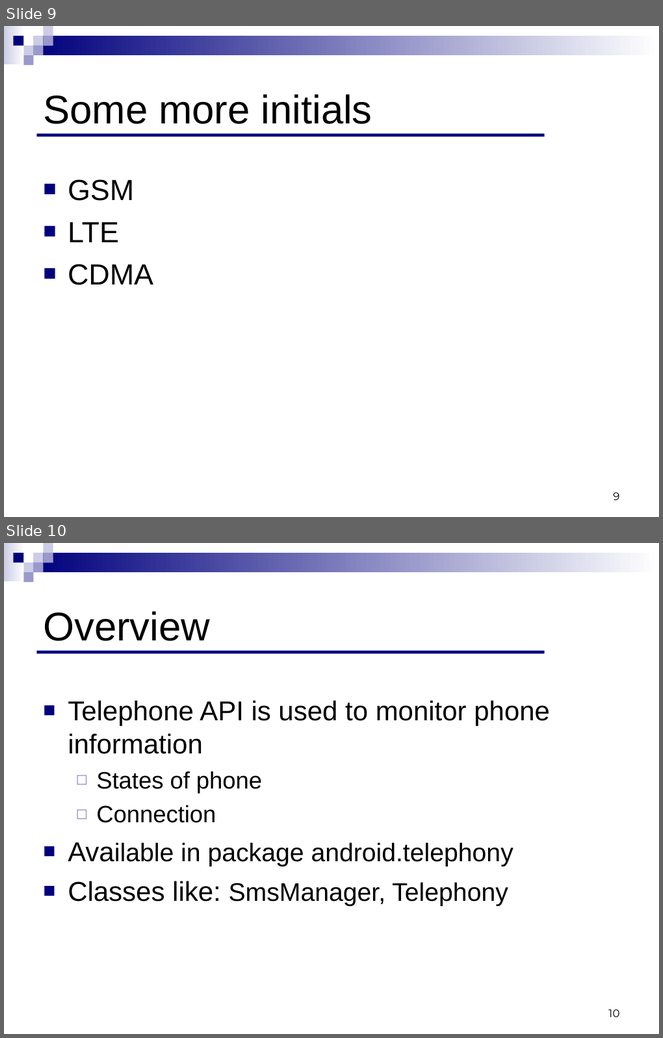
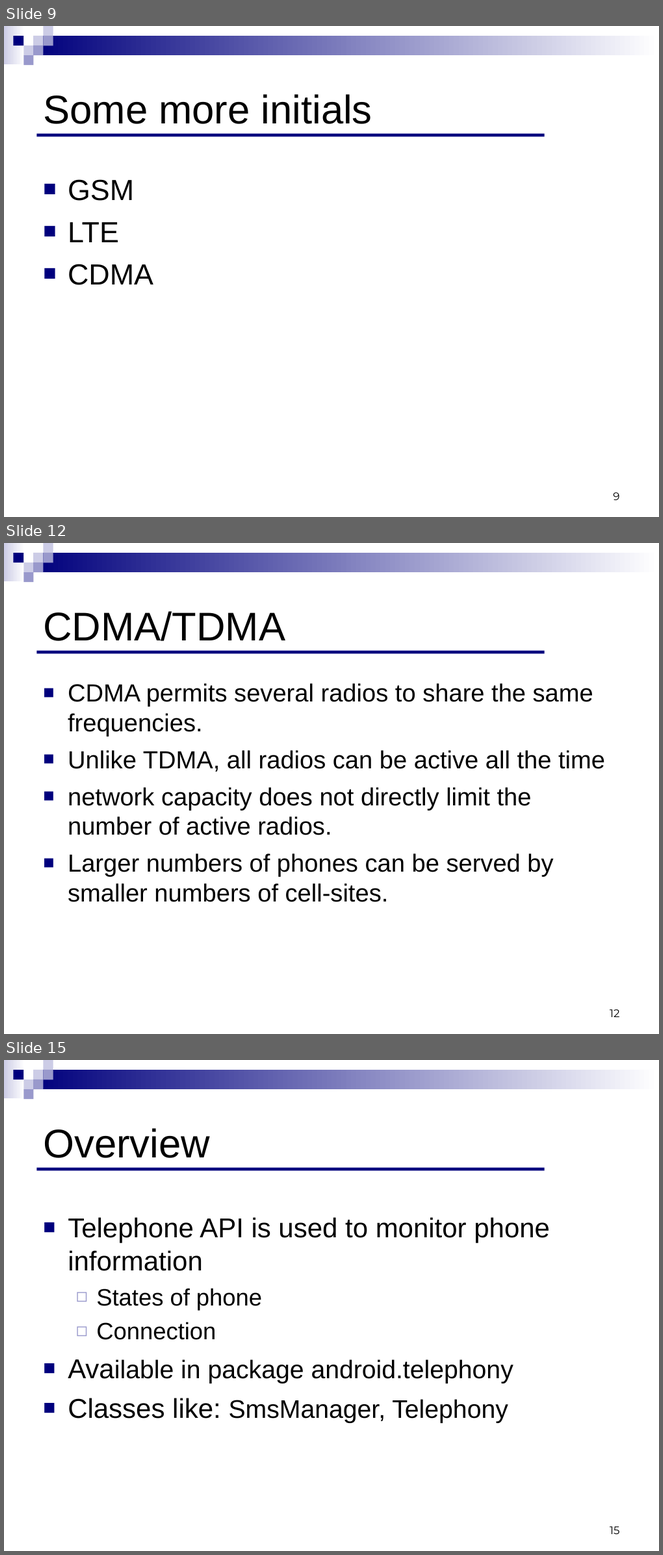
Before and after one commit to ndavidor/SmsTelephony, a slide deck: Telephony&SMS.ppt. Shown one above the other, each under a label of ours: slides 9 and 10 before the commit, slides 9, 12 and 15 after it; the slides between them are not shown. The pictures are 663x1038 and 663x1555 pixels, drawn with LibreOffice and Linux fonts; fonts in the diff are those of the drawing. Boxes give left, top, right and bottom in pixels: in the first picture for what was removed or moved away, otherwise in the second. Text is boxed around its words. In the diff, an @@ line names an element or a change of style, - is before the commit and + after.

```diff
--- a/Telephony&SMS.ppt
+++ b/Telephony&SMS.ppt
@@ slide 12 added at [4, 543, 659, 1034], background #FFFFFF; not listed: 9 template elements that a slide beside it also shows @@
@@ title added at [43, 611, 285, 641], 44 pt, text #000000 @@
+CDMA/TDMA
@@ line added from (36, 652) to (545, 652), #00007D 3.49 pt @@
@@ text added at [68, 683, 605, 902], 27.2 pt, text #000000 @@
+■ CDMA permits several radios to share the same frequencies.
+■ Unlike TDMA, all radios can be active all the time
+■ network capacity does not directly limit the number of active radios.
+■ Larger numbers of phones can be served by smaller numbers of cell-sites.
@@ page number added at [610, 1010, 620, 1017], 12 pt, text #000000 @@
+12
@@ what was slide 10 is now slide 15 @@
@@ page number at [610, 1527, 620, 1534]: text changed @@
-10
+15
```
Also in this commit, not shown: 4 other slides added.
